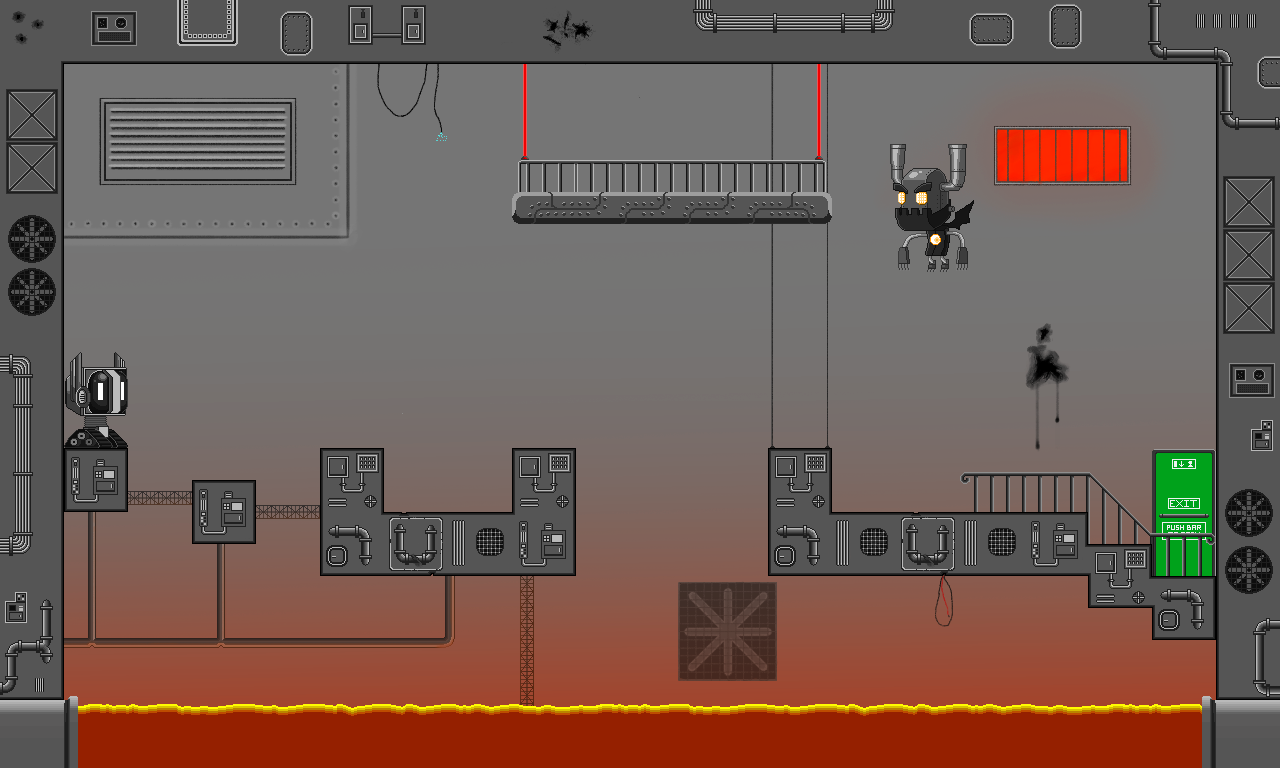
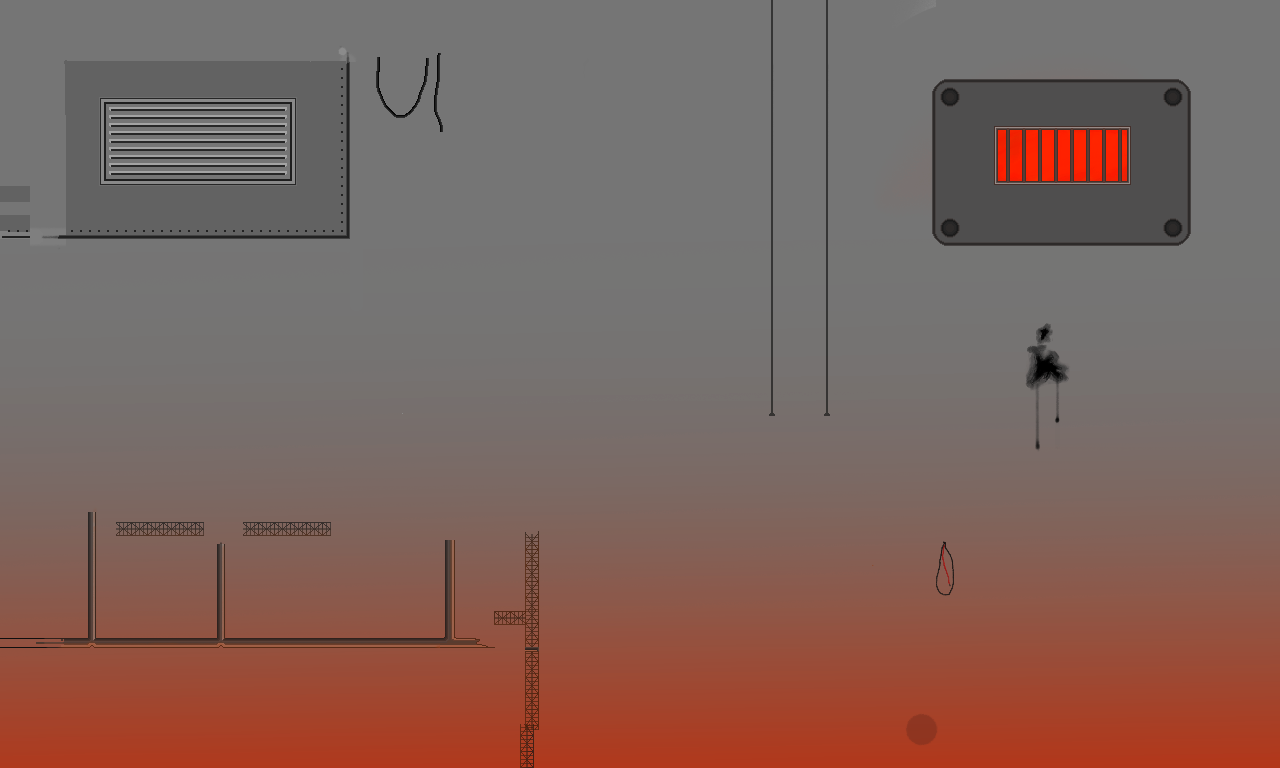
Two versions of the same layered image (1280x768). Layer-by-layer changes:
hid group "konstrukt" (21 layers) over (0, 0, 1280, 768)
hid "Tiles" over (64, 448, 1216, 640)
hid "Layer 11" over (890, 144, 974, 272)
hid "Layer 10" over (64, 352, 128, 448)
hid "Layer 12" over (436, 132, 447, 141)
removed layer "Layer 17" from group "Group 1" over (127, 491, 215, 505)
painted on "Layer 16" over (0, 52, 1191, 595)
added layer "Background_Part01" in group "Group 1" over (0, 0, 645, 768)
moved "Layer 8" above "Layer 9" over (866, 39, 1185, 242)
painted on "Layer 9" over (677, 0, 1280, 681)
painted on "Layer 5" over (585, 704, 603, 707)
